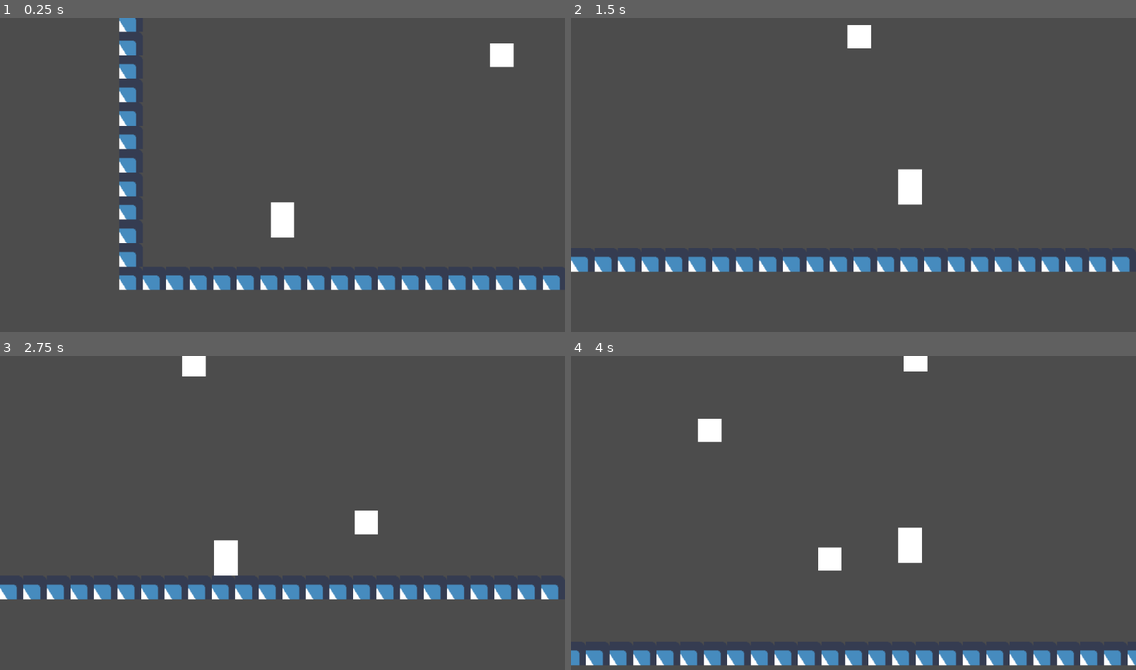
Above: before the commit, frames 1-4 (two rows, left to right).
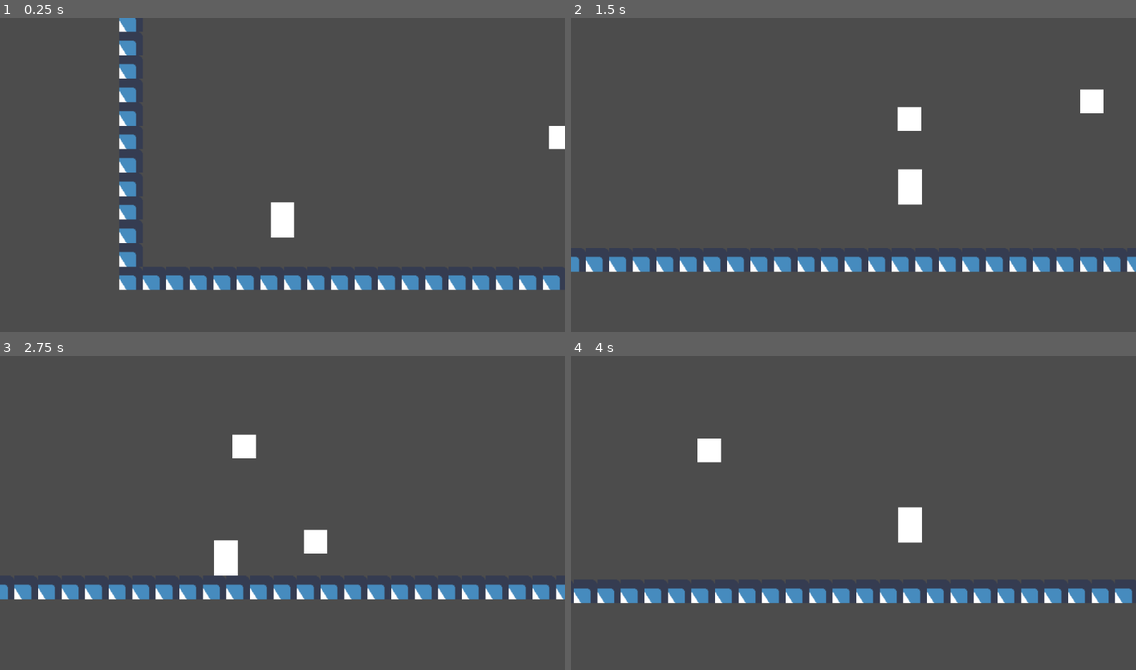
Above: after the commit, the same moments.

Repository: andrwyoung/plateformer-2
Game: Godot game, scene res://Level.tscn
Same seed, same stepped clock (60 frames per second), same inputs: the game is played once before the commit and once after it. The engine's default icon, where the game draws it, is replaced by a stand-in: a white triangle on a blue panel in a dark square.
Inputs (mouse positions are in pixels of both pictures, inside the frame that each line leads up to):
- Up to frame 1 (0.25 s): no input
- Up to frame 2 (1.5 s): move the mouse to (977, 165) at 0.52 s; hold Right (ui_right) from 0.53 s (still down); tap Space (jump) at 0.6, 0.77, 1.07, 1.35 s; click (977, 165) at 0.67 s; move the mouse to (740, 200) at 1.27 s
- Up to frame 3 (2.75 s): tap Space (jump) at 1.52, 1.82, 2.1 s; move the mouse to (339, 447) at 2.02 s; release Right (ui_right) at 2.03 s; hold Left (ui_left) from 2.03 s (still down)
- Up to frame 4 (4 s): move the mouse to (825, 588) at 2.77 s; release Left (ui_left) at 2.78 s; hold Right (ui_right) from 2.78 s (still down); tap Space (jump) at 2.85, 3.02, 3.32, 3.6, 3.77 s; click (825, 588) at 2.92 s; move the mouse to (1023, 569) at 3.52 s

The runs differ from the first frame. In frame 1, 0.5% of the frame differs, in the area x 86-100%, y 8-42%; in frame 2, 5.0%; in frame 3, 5.1%; in frame 4, 8.8%, in the area x 0-100%, y 0-99%.

Commit message:
knockback and enemy1

Diff:
--- a/Enemy/EnemyType1.gd
+++ b/Enemy/EnemyType1.gd
@@ -4,17 +4,24 @@
 var RUN_ACCEL = 0.3
 var TURN_ACCEL = 0.2
 
+var PAUSE_TIME = 1
+
 var velocity = Vector2.ZERO
 var dir = Vector2.ZERO
 var player = null
 
+export var moving = true
+var timer;
 
 func _physics_process(delta):
 	velocity = Vector2.ZERO
-	if player:
-		dir = lerp(dir, position.direction_to(player.position), TURN_ACCEL)
-		velocity = lerp(velocity, RUN_SPEED * dir, RUN_ACCEL)
+	if player and moving:
+		move_towards_player()
 	velocity = move_and_slide(velocity)
+
+func move_towards_player():
+	dir = lerp(dir, position.direction_to(player.position), TURN_ACCEL)
+	velocity = lerp(velocity, RUN_SPEED * dir, RUN_ACCEL)
 
 
 
@@ -23,8 +30,15 @@
 	$CollisionShape2D.disabled = true
 	self.queue_free()
 
-func attack():
+func attack(direction: float):
+	print("attcking!")
 	velocity = Vector2.ZERO
+
+	moving = false
+	yield(get_tree().create_timer(1), "timeout")
+	moving = true
+
+
 
 
 func _on_Detection_body_entered(body: Node) -> void:
--- a/Items/Powerup.gd
+++ b/Items/Powerup.gd
@@ -4,5 +4,6 @@
 
 func _on_Enemy1_body_entered(body: Node) -> void:
 	print("entered!")
-	body.able_to_dash = true
-	self.queue_free()
+	if body.is_in_group("Player"):
+		body.able_to_dash = true
+		self.queue_free()
--- a/Level.tscn
+++ b/Level.tscn
@@ -57,10 +57,10 @@
 position = Vector2( -386, 118 )
 
 [node name="Powerup" parent="." instance=ExtResource( 3 )]
-position = Vector2( -88, -32 )
+position = Vector2( -8, 80 )
 
 [node name="Powerup2" parent="." instance=ExtResource( 3 )]
 position = Vector2( 192, -128 )
 
 [node name="EnemyType1" parent="." instance=ExtResource( 4 )]
-position = Vector2( 328, 112 )
+position = Vector2( 240, 56 )
--- a/Player/Player.gd
+++ b/Player/Player.gd
@@ -12,7 +12,7 @@
 
 const DASH_SPEED = 600.0
 const DASH_ACCEL = 0.4
-const DASH_TIME = 0.2
+const DASH_TIME = 0.25
 const DASH_COOLDOWN = 0.3
 
 const JUMP_SPEED = 700.0
@@ -21,6 +21,7 @@
 const GROUND_TIME = 0.1
 
 const KNOCKBACK_TIME = 0.3
+const KNOCKBACK_SPEED = 400
 
 export var camera_cutoff = 800
 
@@ -28,7 +29,6 @@
 var dir = Vector2.ZERO
 var spawn_point = Vector2()
 var face_direction = 1
-var able_to_move = true
 var invulnerable = false
 
 var coyote_timer = 0.0
@@ -37,7 +37,14 @@
 
 var dash_timer = -DASH_COOLDOWN
 var able_to_dash = true # dash refresh when touching floor
-var is_dashing = false
+
+
+enum sm {
+	MOVING,
+	DASHING,
+	KNOCKED_BACK
+}
+var state = sm.MOVING
 
 
 func _ready() -> void:
@@ -49,59 +56,71 @@
 	dash_timer = max(dash_timer - delta, -DASH_COOLDOWN)
 	knockback_timer = max(knockback_timer - delta, 0)
 
-	process_knockback();
+	match state:
+		sm.MOVING:
+			$ColorRect.color = Color(255, 255, 255)
+			dir.x = Input.get_action_strength("ui_right") - Input.get_action_strength("ui_left")
+			dir.y = Input.get_action_strength("ui_down") - Input.get_action_strength("ui_up")
 
-	if !is_dashing:
-		dir.x = Input.get_action_strength("ui_right") - Input.get_action_strength("ui_left")
-		dir.y = Input.get_action_strength("ui_down") - Input.get_action_strength("ui_up")
+			# X AXIS
+			if dir.x != 0:
+				face_direction = dir.x
+				if is_on_floor():
+					velocity.x = lerp(velocity.x, RUN_SPEED * dir.x, RUN_ACCEL)
+				else:
+					velocity.x = lerp(velocity.x, RUN_SPEED * dir.x, AIR_ACCEL)
+			else:
+				if is_on_floor():
+					velocity.x = lerp(velocity.x, 0, RUN_DECEL)
+				else:
+					velocity.x = lerp(velocity.x, 0, AIR_DECEL)
 
-		# X AXIS
-		if dir.x != 0:
-			face_direction = dir.x
+			# Y AXIS
+			apply_gravity(delta)
+
 			if is_on_floor():
-				velocity.x = lerp(velocity.x, RUN_SPEED * dir.x, RUN_ACCEL)
+				coyote_timer = COYOTE_TIME
+				able_to_dash = true
+
+				if ground_timer > 0:
+					print("ground time!")
+					jump()
+					ground_timer = 0
+				elif Input.is_action_just_pressed("jump"):
+					jump()
 			else:
-				velocity.x = lerp(velocity.x, RUN_SPEED * dir.x, AIR_ACCEL)
-		else:
-			if is_on_floor():
-				velocity.x = lerp(velocity.x, 0, RUN_DECEL)
-			else:
-				velocity.x = lerp(velocity.x, 0, AIR_DECEL)
+				coyote_timer = max(coyote_timer - delta, 0)
+				if Input.is_action_just_pressed("jump"):
+					if coyote_timer > 0:
+						print("coyote jump")
+						jump()
+					else:
+						ground_timer = GROUND_TIME
 
-		# Y AXIS
-		apply_gravity(delta)
-
-		if is_on_floor():
-			coyote_timer = COYOTE_TIME
-			able_to_dash = true
-
-			if ground_timer > 0:
-				print("ground time!")
-				jump()
-				ground_timer = 0
-			elif Input.is_action_just_pressed("jump"):
-				jump()
-		else:
-			coyote_timer = max(coyote_timer - delta, 0)
-			if Input.is_action_just_pressed("jump"):
-				if coyote_timer > 0:
-					print("coyote jump")
-					jump()
-				else:
-					ground_timer = GROUND_TIME
-
-			if velocity.y < 0:
-				if Input.is_action_just_released("jump"):
-					print("cutting jump")
-					velocity.y *= JUMP_CUT
+				if velocity.y < 0:
+					if Input.is_action_just_released("jump"):
+						print("cutting jump")
+						velocity.y *= JUMP_CUT
+		sm.DASHING:
+			process_dashing();
+		sm.KNOCKED_BACK:
+			process_knockback();
+		_:
+			print("ERROR: unknown state")
 
 
-	process_dashing();
-
 	velocity = move_and_slide(velocity, UP)
-
 	process_collisions();
 
+
+func calculate_angle_from_self(other_position: Vector2) -> float:
+	var dy = other_position.y - self.position.y
+	var dx = other_position.x - self.position.x
+	var theta = atan(dy / dx)
+	print("theta: ", theta)
+	if dx < 0:
+		theta += PI
+	return theta
 
 
 func apply_gravity(delta: float) -> void:
@@ -118,56 +137,52 @@
 func init_dash() -> void:
 	print("dashing")
 	coyote_timer = 0  # prevent initial jump
-	able_to_move = false
 	able_to_dash = false
-	is_dashing = true
+	state = sm.DASHING
 	velocity = Vector2.ZERO
 	dash_timer = DASH_TIME
 	$ColorRect.color = Color(255, 0, 0)
 
 func process_dashing() -> void:
-	if is_dashing:
-		if dash_timer < 0:
-			is_dashing = false
-			able_to_move = true
-		else:
-			velocity = lerp(velocity, DASH_SPEED * dir.normalized(), DASH_ACCEL)
+	if dash_timer < 0:
+		state = sm.MOVING
 	else:
-		$ColorRect.color = Color(255, 255, 255)
+		velocity = lerp(velocity, DASH_SPEED * dir.normalized(), DASH_ACCEL)
+
+
 
 
 # COLLISIONS
 func process_collisions() -> void:
 	for i in get_slide_count():
 		var collision = get_slide_collision(i)
-		if collision.collider.is_in_group("Enemy") and !invulnerable:
-			if is_dashing:
+		if collision.collider.is_in_group("Enemy"):
+			if state == sm.DASHING:
+#				able_to_dash = true
 				collision.collider.damage()
 			else:
-				collision.collider.attack()
-				init_knockback(collision.get_angle());
+				var angle = calculate_angle_from_self(collision.collider.position)
+				collision.collider.attack(angle);
+				init_knockback(angle);
 
 func is_damaged():
 	print("ouch!!")
 
 func init_knockback(direction: float):
-	able_to_move = false;
-	invulnerable = true
+#	print("direction: ", direction, " cos: ", cos(direction), " sin: ", sin(direction))
+	state = sm.KNOCKED_BACK
 	knockback_timer = KNOCKBACK_TIME
-	velocity.x = cos(direction);
-	velocity.y = sin(-direction);
+	velocity.x = -cos(direction) * KNOCKBACK_SPEED;
+	velocity.y = -sin(direction) * KNOCKBACK_SPEED;
 
 func process_knockback():
 	if knockback_timer <= 0:
-		able_to_move = true;
-		invulnerable = false;
-
-
+		state = sm.MOVING
 
 # SIGNALS
 func _unhandled_input(event):
 	if event is InputEventMouseButton and event.button_index == BUTTON_LEFT:
-#		print("timer: ", dash_timer, " able to dash: ", able_to_dash, " is dashing: ", is_dashing);
+#		print("timer: ", dash_timer, " able to dash: ", able_to_dash, " state: ", state);
 		if event.pressed:
 			if able_to_dash and dash_timer <= -DASH_COOLDOWN:
 				dir = get_local_mouse_position().normalized()
